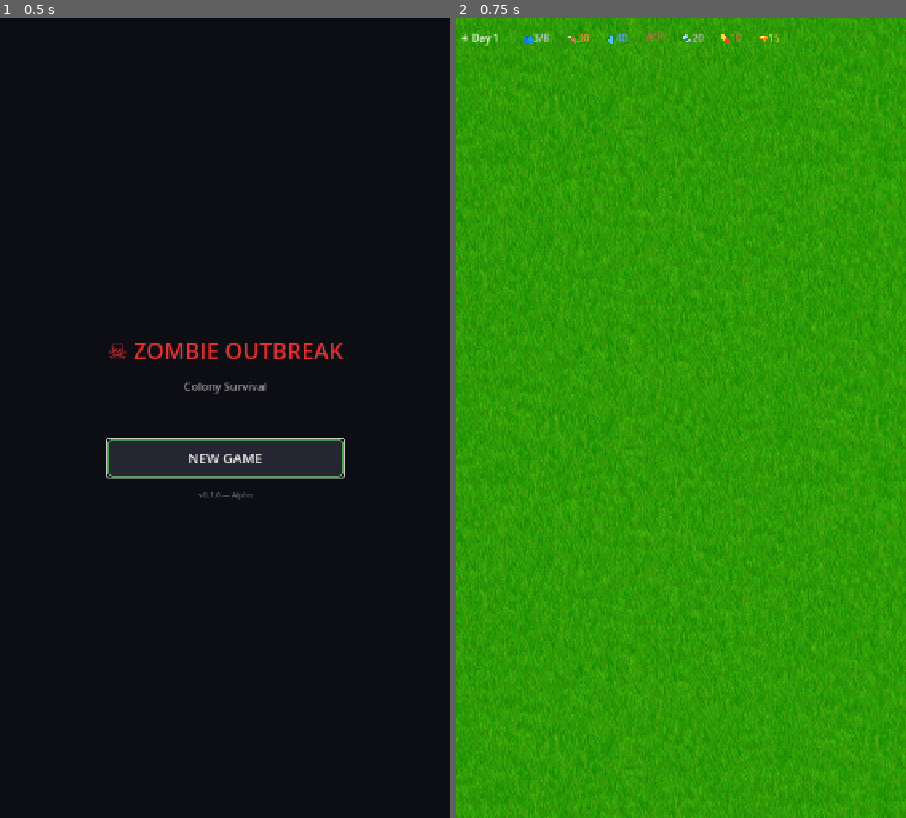
Above: before the commit, frames 1-2 (left to right).
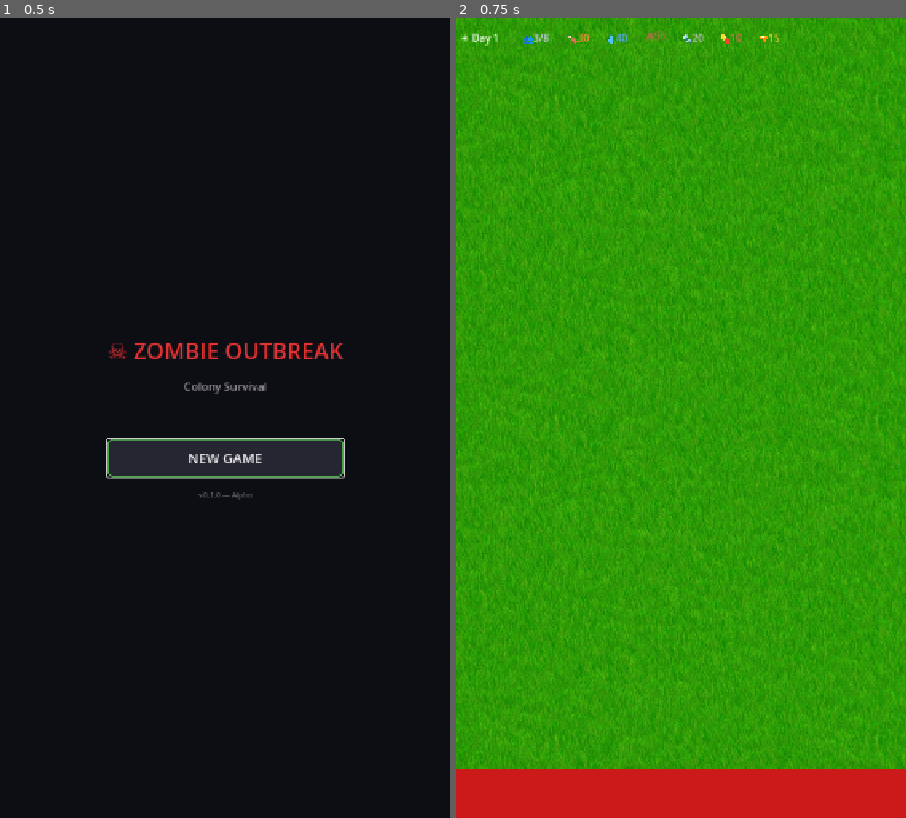
Above: after the commit, the same moments.

Repository: doyler34/zombie-outbreak
Game: Godot game, scene res://scenes/main_menu.tscn
The game is run twice, just before and just after one commit, with the same random seed, the same clock (stepped at 60 frames per second) and the same inputs.
Inputs:
- Up to frame 1 (0.5 s): no input
- Up to frame 2 (0.75 s): click "NEW GAME" at 0.5 s

Frame 1 is identical in both runs. In frame 2, 6.1% of the frame differs, in the area x 0-100%, y 93-100%.

Commit message:
debug: force absolute positioning in code + red debug bar
- Added _build_debug_buttons() that switches all buttons to layout_mode=0
  (position mode — completely ignores anchor system)
- Sets absolute position/size for all 4 buttons in GDScript
- Adds a large red ColorRect (720x80) at screen bottom — if this doesn't
  appear, the UI layer is fundamentally broken on this device

Diff:
--- a/scripts/base_scene.gd
+++ b/scripts/base_scene.gd
@@ -28,6 +28,9 @@
 const FULL_CYCLE := 120.0
 
 func _ready() -> void:
+	# === DEBUG: Force button positions/sizes in code (bypass anchors) ===
+	_build_debug_buttons()
+
 	# Build building panel in code
 	_make_building_panel()
 
@@ -53,6 +56,31 @@
 	_refresh_day_display()
 	day_night_timer = GameState.day_timer
 	_adjust_day_night_overlay()
+
+func _build_debug_buttons() -> void:
+	# Red debug bar at bottom to prove UI renders
+	var debug_bar = ColorRect.new()
+	debug_bar.set_position(Vector2(0, 1200))
+	debug_bar.set_size(Vector2(720, 80))
+	debug_bar.color = Color(0.8, 0.1, 0.1, 1.0)
+	ui_layer.add_child(debug_bar)
+
+	# Switch buttons to position mode and set absolute coordinates
+	for btn in [buildings_btn, survivors_btn, mission_btn, menu_btn]:
+		btn.layout_mode = 0  # Position mode — ignore anchors
+		btn.visible = true
+
+	buildings_btn.set_position(Vector2(30, 1210))
+	buildings_btn.set_size(Vector2(120, 64))
+
+	survivors_btn.set_position(Vector2(170, 1210))
+	survivors_btn.set_size(Vector2(110, 64))
+
+	mission_btn.set_position(Vector2(300, 1210))
+	mission_btn.set_size(Vector2(120, 64))
+
+	menu_btn.set_position(Vector2(440, 1210))
+	menu_btn.set_size(Vector2(100, 64))
 
 ## BUILDING PANEL
 
